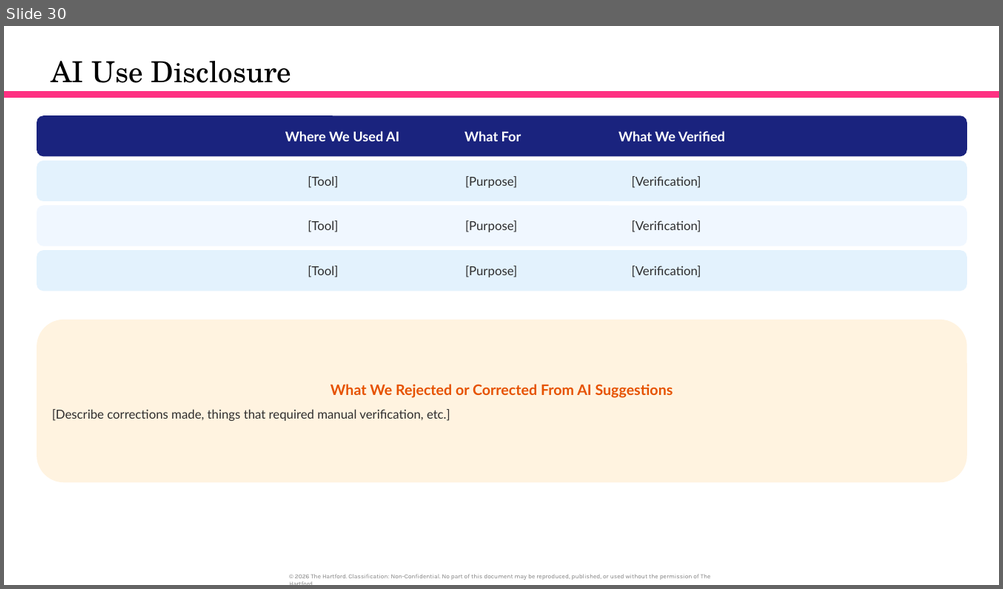
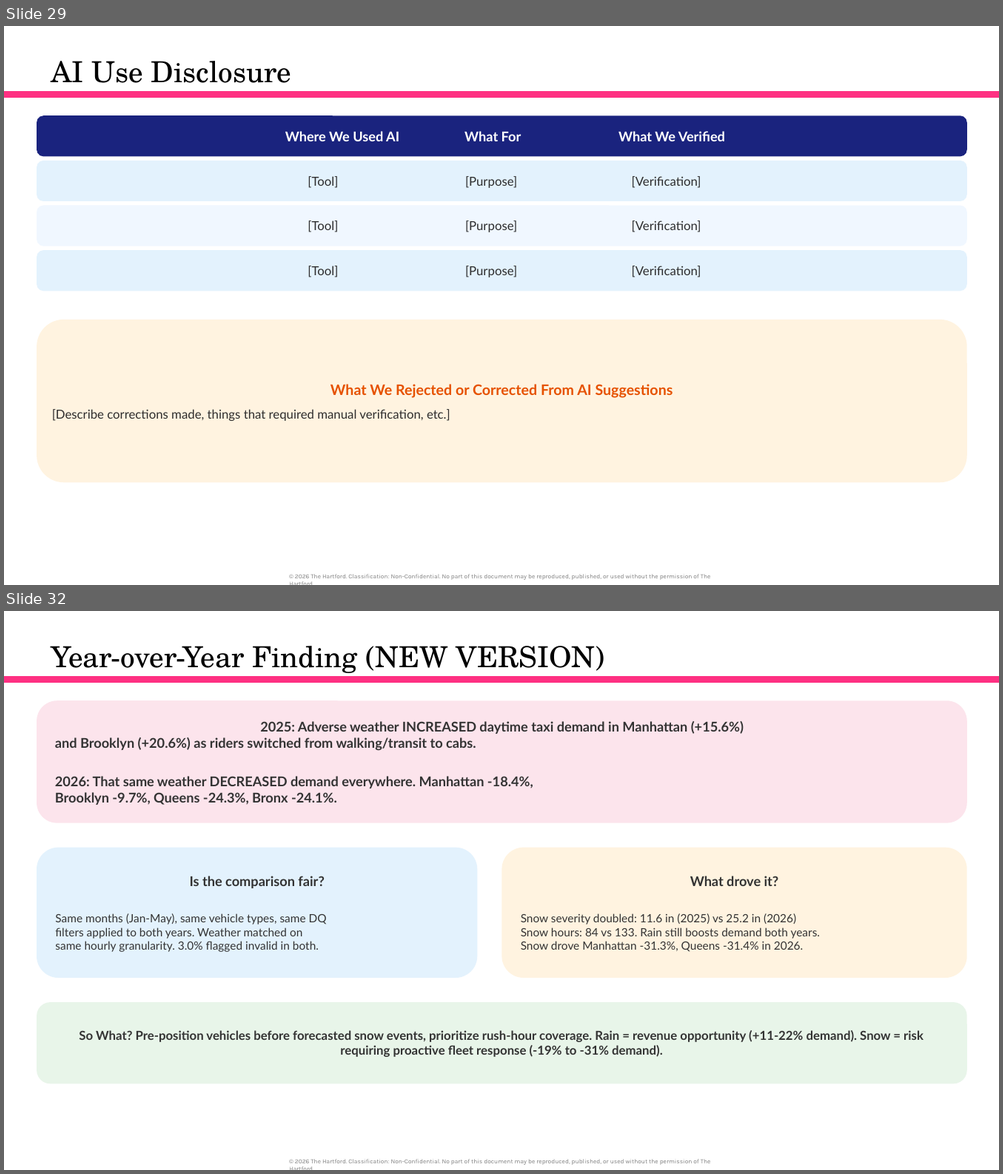
Before and after one commit to orlandojmarin/nyc-taxi-capstone, a slide deck: docs/Capstone_Presentation.pptx. Shown one above the other, each under a label of ours: slide 30 before the commit, slides 29 and 32 after it; the slides between them are not shown. The pictures are 1003x589 and 1003x1174 pixels, drawn with LibreOffice and Linux fonts; fonts in the diff are those of the drawing. Boxes give left, top, right and bottom in pixels: in the first picture for what was removed or moved away, otherwise in the second. Text is boxed around its words. In the diff, an @@ line names an element or a change of style, - is before the commit and + after.

```diff
--- a/docs/Capstone_Presentation.pptx
+++ b/docs/Capstone_Presentation.pptx
@@ slide 32 added at (4, 611, 999, 1170), background #FFFFFF; not listed: 1 template element that a slide beside it also shows @@
@@ title added at (51, 646, 605, 677), 28 pt, text #000000 @@
+Year-over-Year Finding (NEW VERSION)
@@ rectangle added at (4, 676, 999, 683), fill #FE3082 @@
@@ rounded rectangle added at (37, 701, 967, 823), fill #FCE4EC, 13 pt, text #333333, bold @@
+2025: Adverse weather INCREASED daytime taxi demand in Manhattan (+15.6%)
+and Brooklyn (+20.6%) as riders switched from walking/transit to cabs.
+2026: That same weather DECREASED demand everywhere. Manhattan -18.4%,
+Brooklyn -9.7%, Queens -24.3%, Bronx -24.1%.
@@ rounded rectangle added at (37, 848, 478, 978), fill #E3F2FD, 11 pt, text #333333 @@
+Is the comparison fair?
+Same months (Jan-May), same vehicle types, same DQ
+filters applied to both years. Weather matched on
+same hourly granularity. 3.0% flagged invalid in both.
@@ rounded rectangle added at (502, 848, 967, 978), fill #FFF3E0, 11 pt, text #333333 @@
+What drove it?
+Snow severity doubled: 11.6 in (2025) vs 25.2 in (2026)
+Snow hours: 84 vs 133. Rain still boosts demand both years.
+Snow drove Manhattan -31.3%, Queens -31.4% in 2026.
@@ rounded rectangle added at (37, 1002, 967, 1084), fill #E8F5E9, 12 pt, text #333333, bold @@
+So What? Pre-position vehicles before forecasted snow events, prioritize rush-hour coverage. Rain = revenue opportunity (+11-22% demand). Snow = risk requiring proactive fleet response (-19% to -31% demand).
@@ what was slide 30 is now slide 29 @@
```
Also in this commit, not shown: 9 slides changed, 5 other slides added, 2 slides removed.
